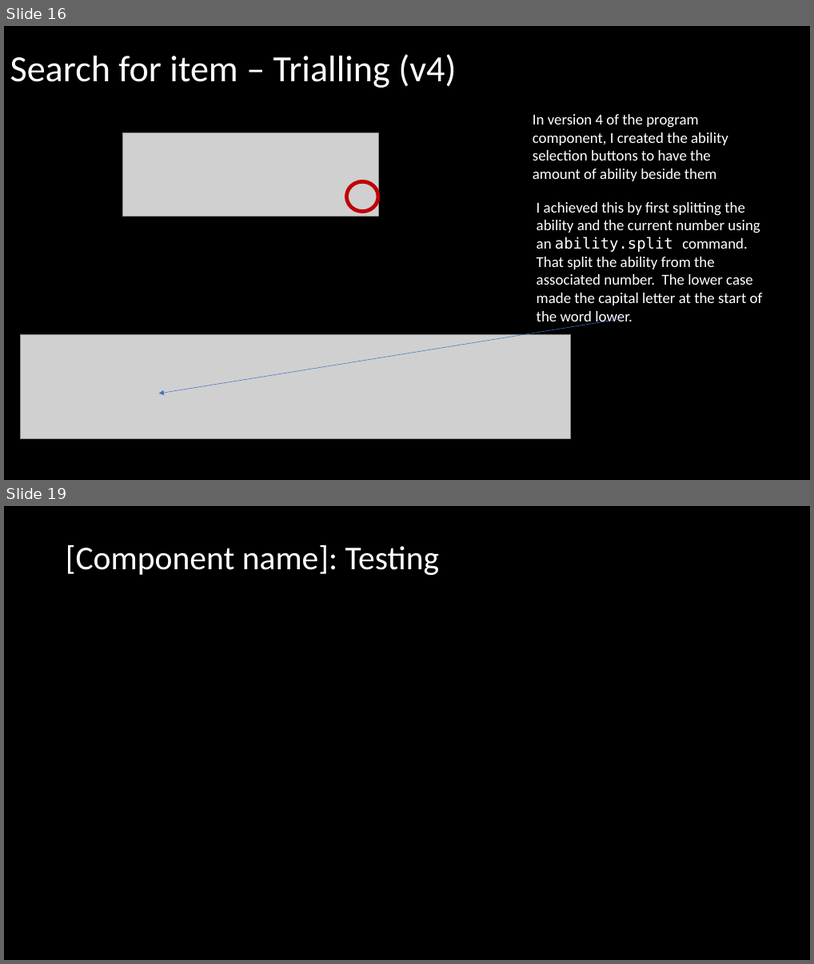
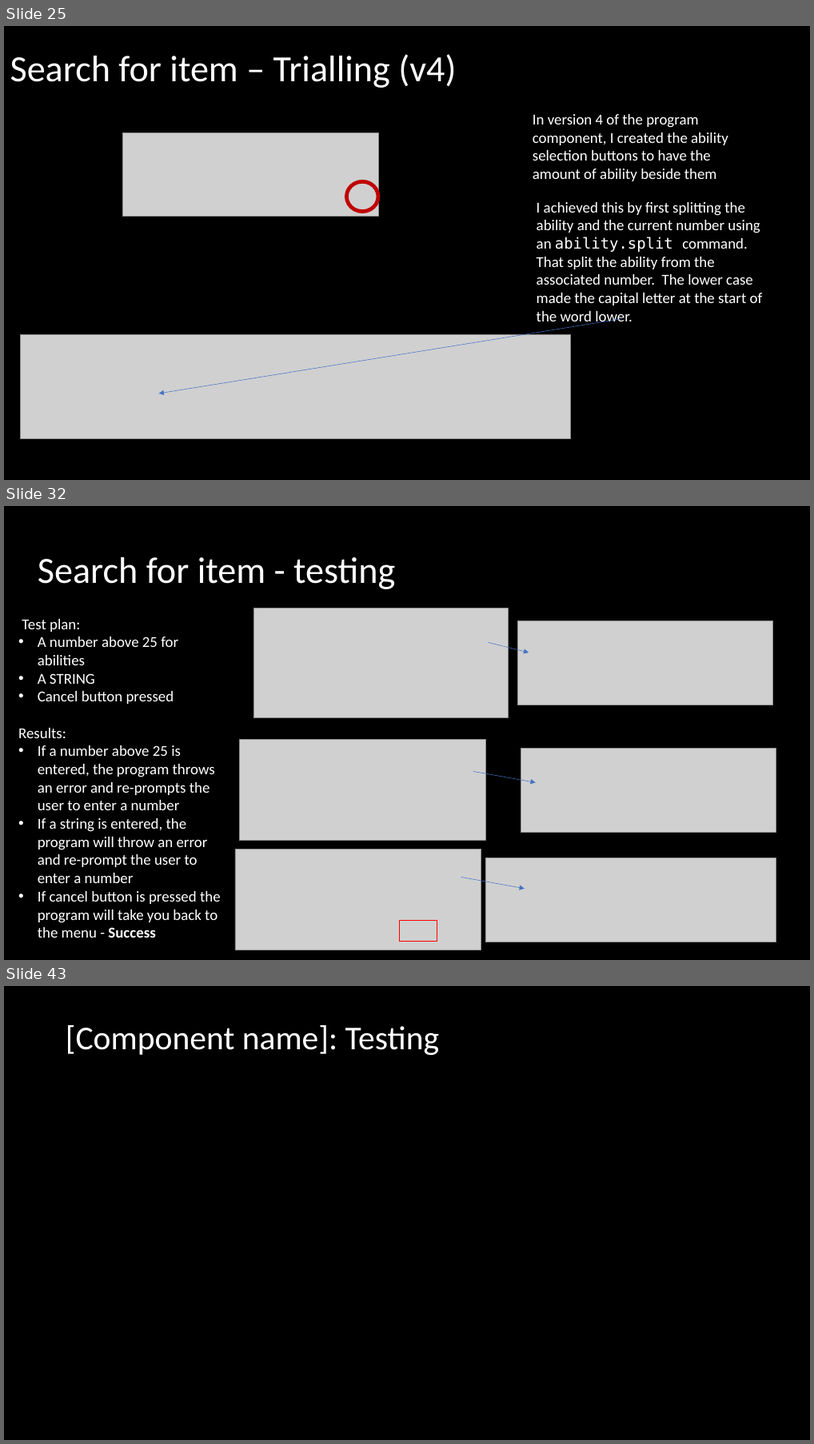
Before and after one commit to Joepapa101/2.7---2.8-Assessment, a slide deck: 2.7 and 2.8 Documentation Template.pptx. Shown one above the other, each under a label of ours: slides 16 and 19 before the commit, slides 25, 32 and 43 after it; the slides between them are not shown. The pictures are 814x964 and 814x1444 pixels, drawn with LibreOffice and Linux fonts; fonts in the diff are those of the drawing; grey boxes stand for pictures. Boxes give left, top, right and bottom in pixels: in the first picture for what was removed or moved away, otherwise in the second. Text is boxed around its words. In the diff, an @@ line names an element or a change of style, - is before the commit and + after.

```diff
--- a/2.7 and 2.8 Documentation Template.pptx
+++ b/2.7 and 2.8 Documentation Template.pptx
@@ slide 32 added at <box>4,506,810,960</box>, background #000000 @@
@@ title added at <box>38,557,395,589</box>, 44 pt, text #FFFFFF @@
+Search for item - testing
@@ text added at <box>18,619,221,937</box>, 18 pt, text #FFFFFF @@
+Test plan:
+• A number above 25 for abilities
+• A STRING
+• Cancel button pressed
+Results:
+• If a number above 25 is entered, the program throws an error and re-prompts the user to enter a number
+• If a string is entered, the program will throw an error and re-prompt the user to enter a number
+• If cancel button is pressed the program will take you back to the menu - Success
@@ picture added at <box>254,608,508,718</box> @@
@@ picture added at <box>518,621,773,705</box> @@
@@ arrow added from (489, 642) to (529, 652), #4472C4 0.5 pt @@
@@ picture added at <box>239,740,486,840</box> @@
@@ picture added at <box>522,748,777,832</box> @@
@@ arrow added from (474, 771) to (536, 783), #4472C4 0.5 pt @@
@@ picture added at <box>235,848,482,949</box> @@
@@ picture added at <box>486,858,777,942</box> @@
@@ arrow added from (462, 877) to (525, 888), #4472C4 0.5 pt @@
@@ rectangle added at <box>400,920,437,941</box>, outline #FF0000 1 pt @@
@@ what was slide 16 is now slide 25 @@
@@ what was slide 19 is now slide 43 @@
```
Also in this commit, not shown: 5 slides changed, 24 other slides added, 1 slide removed, 10 other files.
